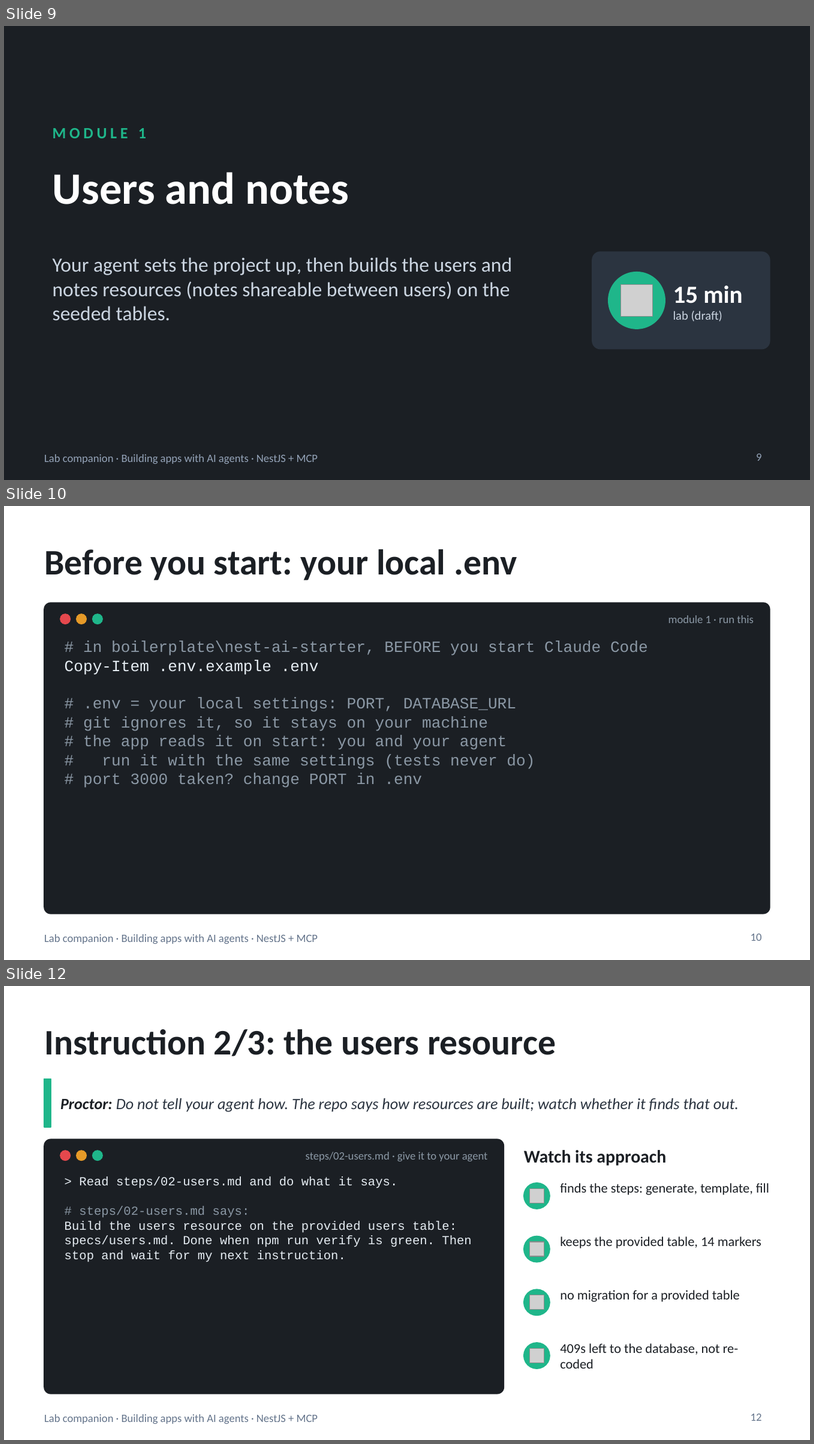
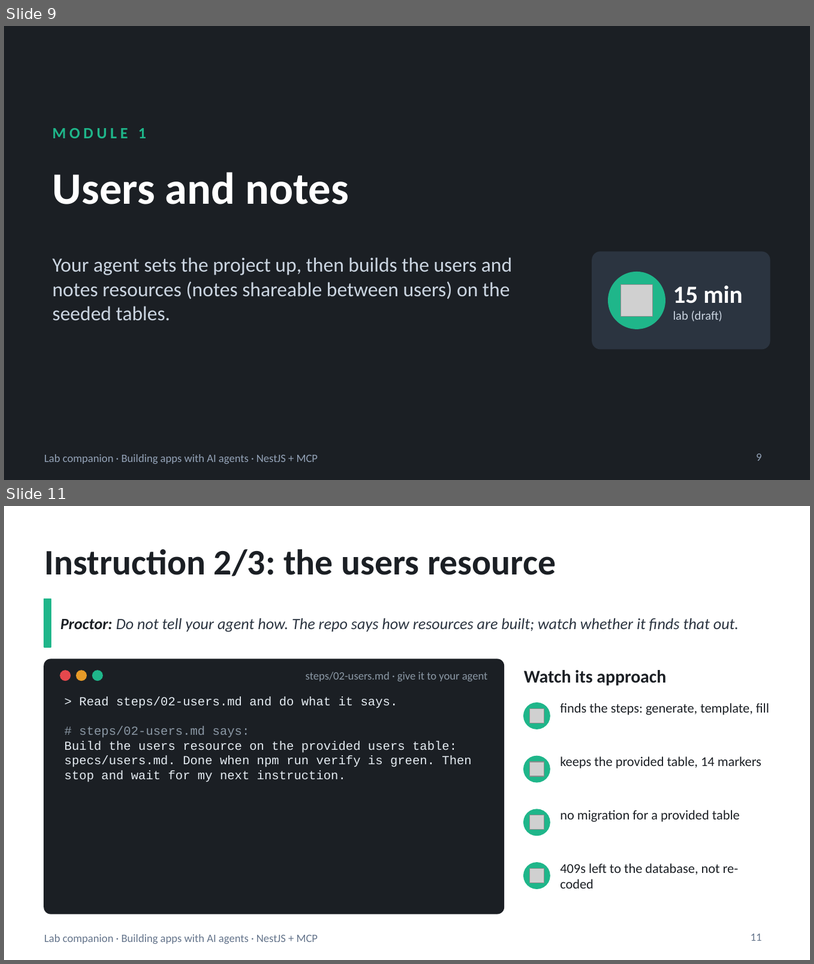
Before and after one commit to blazaga/ai-training-modules, a slide deck: docs/ai-agent-training/slides/lab-companion.pptx. Shown one above the other, each under a label of ours: slides 9, 10 and 12 before the commit, slides 9 and 11 after it; the slides between them are not shown. The pictures are 814x1444 and 814x964 pixels, drawn with LibreOffice and Linux fonts; fonts in the diff are those of the drawing; grey boxes stand for pictures. Boxes give left, top, right and bottom in pixels: in the first picture for what was removed or moved away, otherwise in the second. Text is boxed around its words. In the diff, an @@ line names an element or a change of style, - is before the commit and + after.

```diff
--- a/docs/ai-agent-training/slides/lab-companion.pptx
+++ b/docs/ai-agent-training/slides/lab-companion.pptx
@@ slide 10 removed at bbox=[4, 506, 810, 960], background #FFFFFF; not listed: 1 template element that a slide beside it also shows @@
@@ title removed at bbox=[44, 549, 517, 580] @@
-Before you start: your local .env
@@ rounded rectangle removed at bbox=[44, 603, 770, 913] @@
@@ ellipse removed at bbox=[60, 614, 70, 624] @@
@@ ellipse removed at bbox=[77, 614, 86, 624] @@
@@ ellipse removed at bbox=[93, 614, 102, 624] @@
@@ text removed at bbox=[669, 615, 754, 623] @@
-module 1 · run this
@@ text removed at bbox=[65, 641, 648, 787] @@
-# in boilerplate\nest-ai-starter, BEFORE you start Claude Code
-Copy-Item .env.example .env
-# .env = your local settings: PORT, DATABASE_URL
-# git ignores it, so it stays on your machine
-# the app reads it on start: you and your agent
-# run it with the same settings (tests never do)
-# port 3000 taken? change PORT in .env
@@ page number removed at bbox=[751, 933, 762, 940] @@
-10
@@ what was slide 12 is now slide 11 @@
@@ page number at bbox=[751, 933, 762, 940]: text changed @@
-12
+11
```
Also in this commit, not shown: 1 slide changed, 6 other files.
